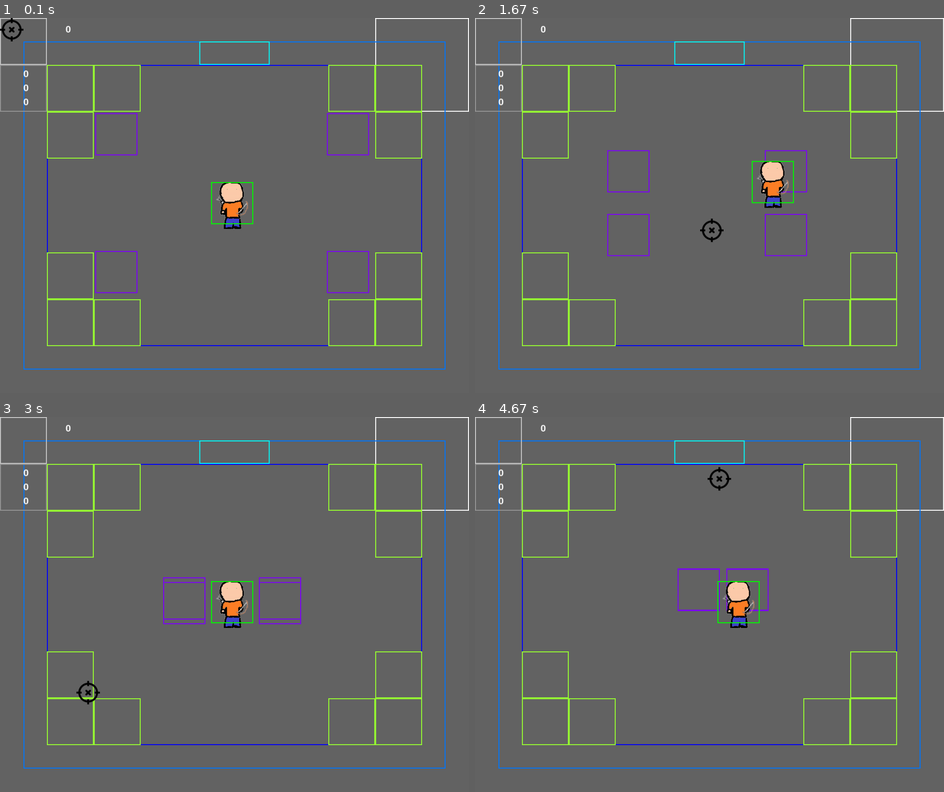
Above: before the commit, frames 1-4 (two rows, left to right).
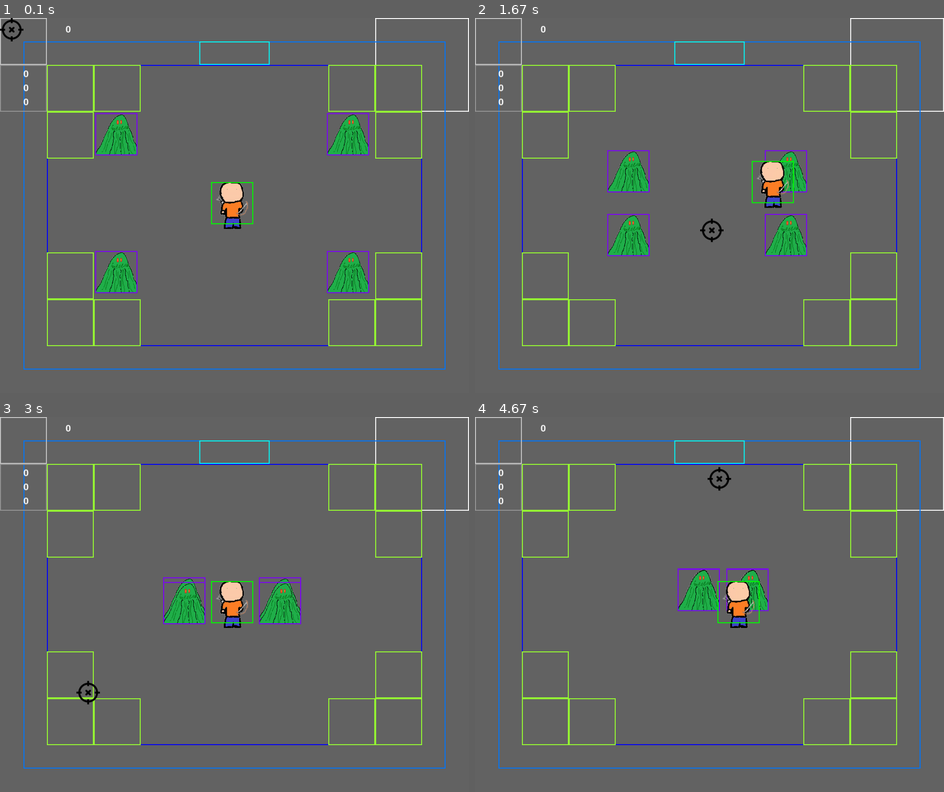
Above: after the commit, the same moments.

Repository: kapusta-gg/pygame_group6
Game: pygame game, started from main.py
Same seed, same stepped clock (60 frames per second), same inputs: the game is played once before the commit and once after it.
Inputs (mouse positions are in pixels of both pictures, inside the frame that each line leads up to):
- Up to frame 1 (0.1 s): no input
- Up to frame 2 (1.67 s): hold D 0.33-0.8 s; move the mouse to (690, 220) at 0.37 s; hold W 0.83-1.13 s; move the mouse to (859, 194) at 0.87 s; hold D 1.17-1.63 s; move the mouse to (709, 231) at 1.2 s
- Up to frame 3 (3 s): hold A 1.67-2.2 s; move the mouse to (121, 608) at 1.7 s; hold S 2.23-2.53 s; move the mouse to (281, 687) at 2.27 s; hold A 2.57-2.97 s; move the mouse to (89, 690) at 2.6 s
- Up to frame 4 (4.67 s): hold W 3-3.37 s; move the mouse to (779, 473) at 3.03 s; hold D 3.4-4.03 s; move the mouse to (883, 735) at 3.43 s; hold S 4.07-4.43 s; move the mouse to (765, 638) at 4.1 s; hold A from 4.47 s (still down); move the mouse to (718, 477) at 4.5 s

The runs differ from the first frame. In frame 1, 2.4% of the frame differs, in the area x 20-79%, y 25-74%; in frame 2, 2.2%; in frame 3, 1.4%; in frame 4, 0.9%.

Commit message:
Добавили спрайт противника

Diff:
--- a/models/entities/enemies.py
+++ b/models/entities/enemies.py
@@ -1,8 +1,12 @@
 import pygame
+from methods import load_image
 
 
 class Enemy:
     SPEED = 50
+
+    # scale - изменение размеров изображения
+    image = pygame.transform.scale(load_image("images/enemy.png"), (90, 90))
 
     def __init__(self, x: int, y: int):
         self.x = x
@@ -10,7 +14,14 @@
         self.enemy_hitbox = pygame.rect.Rect(self.x, self.y, 90, 90)
         self.enemy_color = pygame.color.Color((127, 0, 255))
 
+        self.sprite = pygame.sprite.Sprite()
+        self.sprite.image = Enemy.image
+        self.sprite.rect = self.enemy_hitbox
+        self._ = pygame.sprite.GroupSingle()
+        self._.add(self.sprite)
+
     def draw(self, screen: pygame.Surface, is_show_hitbox=True):
+        self._.draw(screen)
         if is_show_hitbox:
             pygame.draw.rect(screen, self.enemy_color, self.enemy_hitbox, width=2)
 
